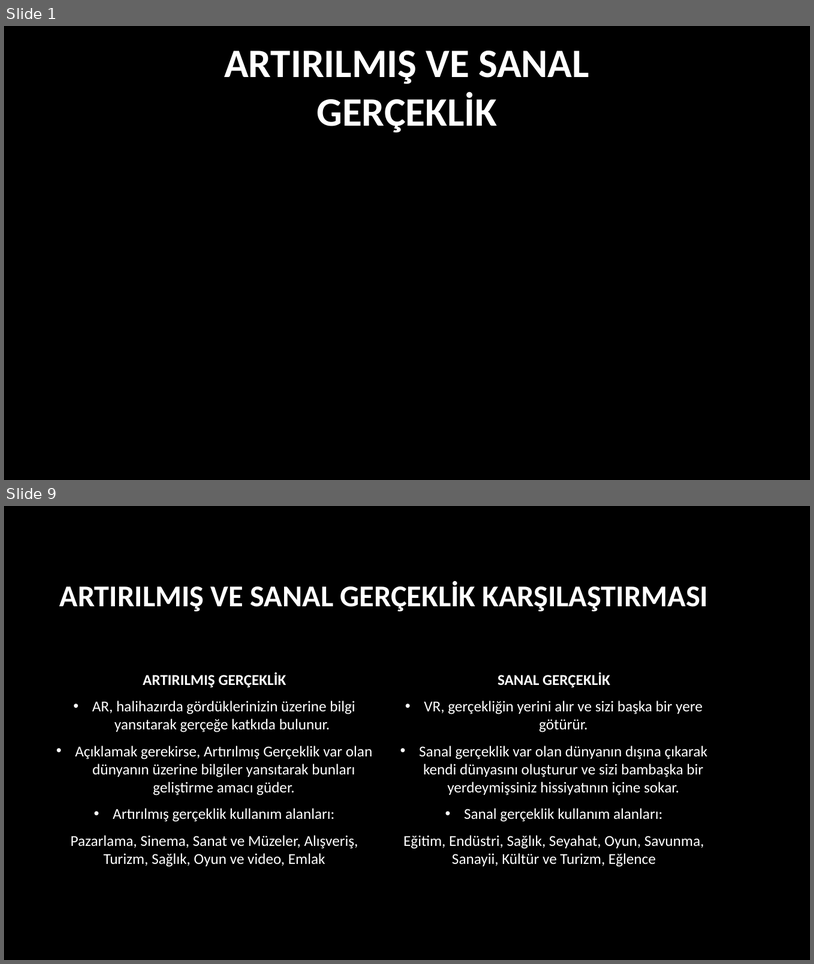
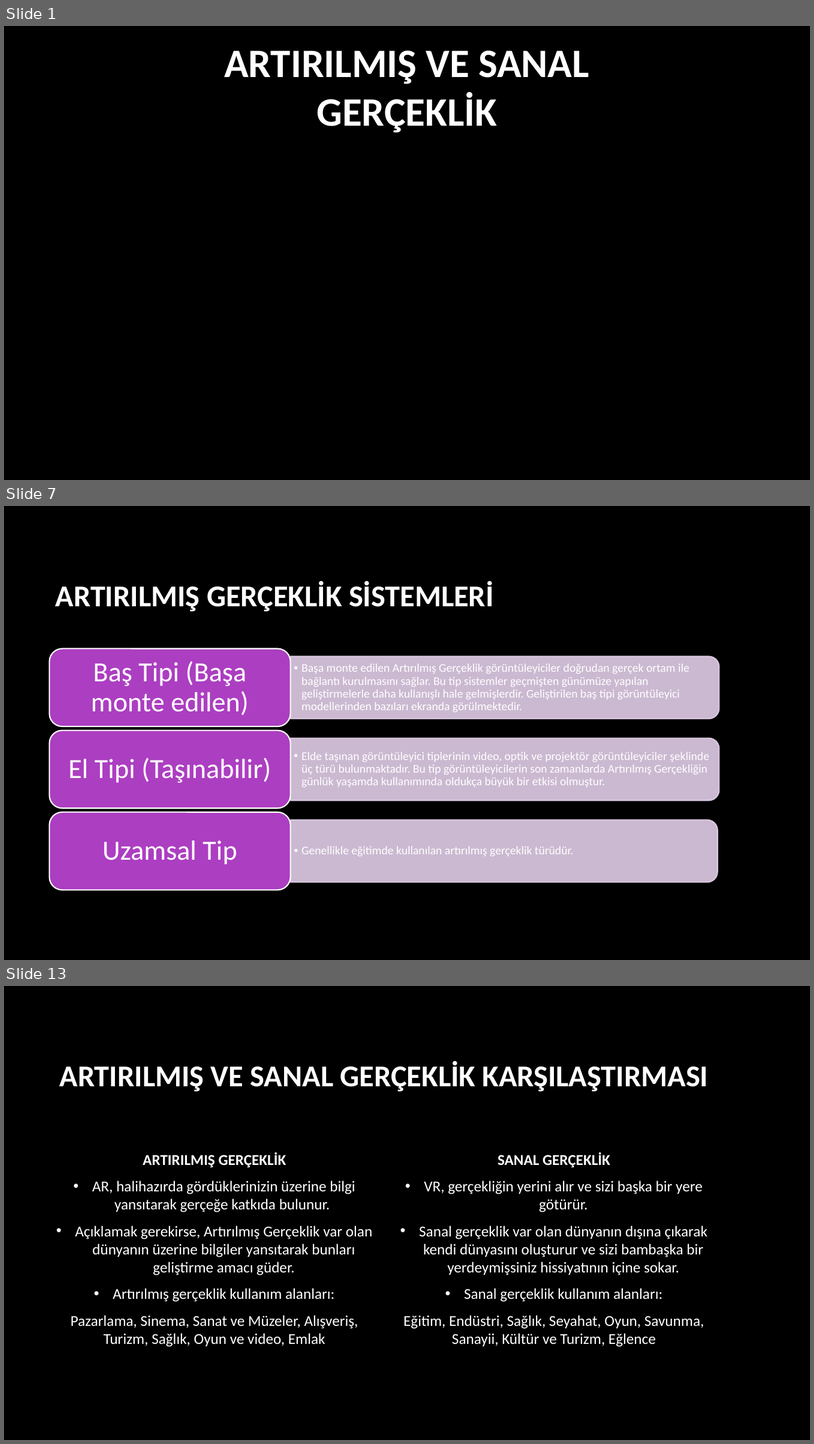
Before and after one commit to ghostsnipertm/projehazirlama, a slide deck: Artırılmış ve Sanal Gerçeklik.pptx. Shown one above the other, each under a label of ours: slides 1 and 9 before the commit, slides 1, 7 and 13 after it; the slides between them are not shown. The pictures are 814x964 and 814x1444 pixels, drawn with LibreOffice and Linux fonts; fonts in the diff are those of the drawing; background and template pictures are left out. Boxes give left, top, right and bottom in pixels: in the first picture for what was removed or moved away, otherwise in the second. Text is boxed around its words. In the diff, an @@ line names an element or a change of style, - is before the commit and + after.

```diff
--- a/Artırılmış ve Sanal Gerçeklik.pptx
+++ b/Artırılmış ve Sanal Gerçeklik.pptx
@@ slide 7 added at (x1=4, y1=506, x2=810, y2=960), background picture (left out) @@
@@ title added at (x1=56, y1=586, x2=200, y2=612), 36 pt, text #FFFFFF, bold @@
+ARTIRILMIŞ GERÇEKLIK SISTEMLERI
@@ group added at (x1=50, y1=649, x2=720, y2=890): 6 texts, 3 round same rects, 3 rounded rectangles @@
+  • Başa monte edilen Artırılmış Gerçeklik görüntüleyiciler doğrudan gerçek ortam ile bağlantı kurulmasını sağlar. Bu tip sistemler geçmişten günümüze yapılan geliştirmelerle daha kullanışlı hale gelmişlerdir. Geliştirilen baş tipi görüntüleyici modellerinden bazıları ekranda görülmektedir.
+Baş Tipi (Başa monte edilen)
+  • Elde taşınan görüntüleyici tiplerinin video, optik ve projektör görüntüleyiciler şeklinde üç türü bulunmaktadır. Bu tip görüntüleyicilerin son zamanlarda Artırılmış Gerçekliğin günlük yaşamda kullanımında oldukça büyük bir etkisi olmuştur.
+El Tipi (Taşınabilir)
+  • Genellikle eğitimde kullanılan artırılmış gerçeklik türüdür.
+Uzamsal Tip
@@ what was slide 9 is now slide 13 @@
```
Also in this commit, not shown: 3 slides changed, 5 other slides added, 1 slide removed, 2 other files.
